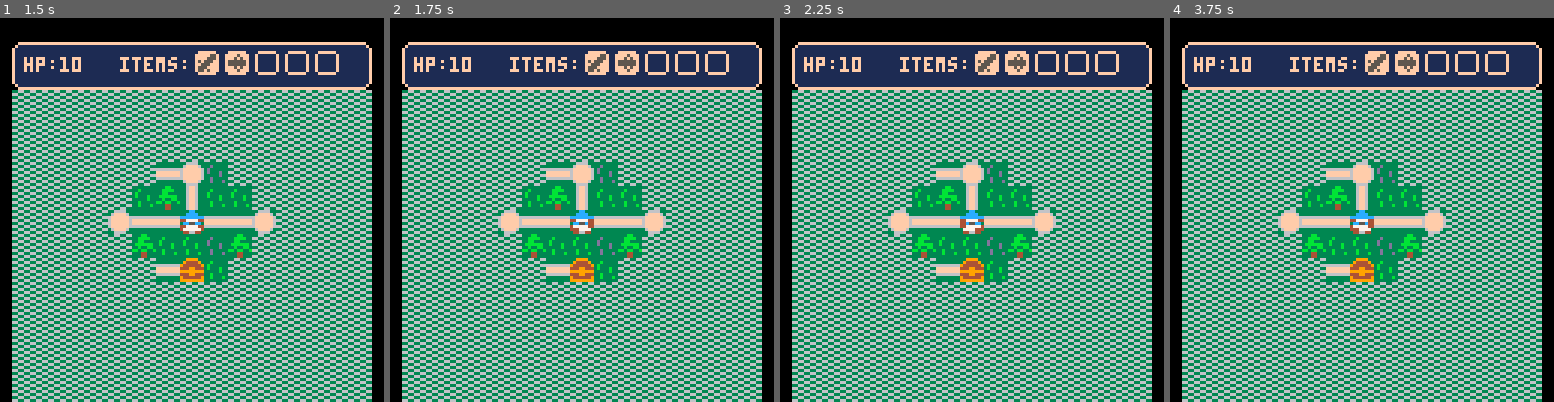
Above: before the commit, frames 1-4 (left to right).
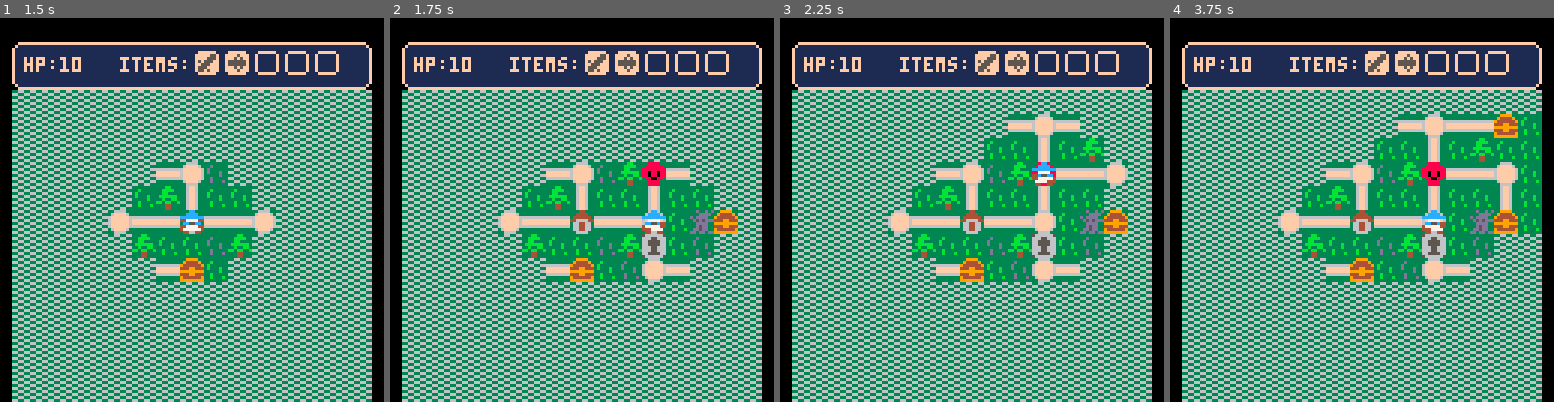
Above: after the commit, the same moments.

Repository: AddisonMink/tumberts-quest-p8
Game: PICO-8 cartridge wip.p8
The game is run twice, just before and just after one commit, with the same random seed, the same clock (stepped at 60 frames per second) and the same inputs.
Inputs:
- Up to frame 1 (1.5 s): tap X (X key) at 0.33, 1.07 s; tap O (Z key) at 0.7 s
- Up to frame 2 (1.75 s): hold Right from 1.6 s (still down); tap O (Z key) at 1.7 s
- Up to frame 3 (2.25 s): tap X (X key) at 1.85 s; release Right at 2.1 s; tap O (Z key) at 2.1 s; hold Up from 2.15 s (still down)
- Up to frame 4 (3.75 s): release Up at 2.42 s; hold Right 2.47-3.03 s; tap O (Z key) every 0.4 s from 2.5 to 3.7 s; tap X (X key) at 2.97 s; hold Left 3.08-3.58 s; hold Down from 3.63 s (still down)

Frame 1 is identical in both runs. In frame 2, 4.4% of the frame differs, in the area x 46-91%, y 37-69%; in frame 3, 6.7%; in frame 4, 9.1%, in the area x 46-97%, y 25-69%.

Commit message:
implement map navigation.

Diff:
--- a/world.lua
+++ b/world.lua
@@ -6,8 +6,25 @@
   local me = {}
 
   function me:update()
-    if state == "enter" then
-      clear_fog(nodes[node_key])
+    local node = nodes[node_key]
+
+    if state == "idle" then
+      if btnp(0) and node.left then
+        node_key = node.left
+        state = "enter"
+      elseif btnp(1) and node.right then
+        node_key = node.right
+        state = "enter"
+      elseif btnp(2) and node.up then
+        node_key = node.up
+        state = "enter"
+      elseif btnp(3) and node.down then
+        node_key = node.down
+        state = "enter"
+      elseif btnp(4) or btnp(5) then
+      end
+    elseif state == "enter" then
+      clear_fog(node)
       state = "idle"
     end
   end
@@ -15,20 +32,20 @@
   function me:draw()
     map()
     hud:draw(10, items)
-    draw_map()
+    draw_fog()
     draw_player(nodes[node_key])
   end
 
   function clear_fog(node)
-    for x = node.x - 3, node.x + 3, 1 do
-      for y = node.y - 2, node.y + 2, 1 do
+    for x = max(0, node.x - 3), min(node.x + 3, 14), 1 do
+      for y = max(0, node.y - 2), min(node.y + 2, 12), 1 do
         local dist = abs(node.x - x) + abs(node.y - y)
         if dist <= 3 then fog[x][y] = false end
       end
     end
   end
 
-  function draw_map()
+  function draw_fog()
     for x = 0, 14, 1 do
       for y = 0, 12, 1 do
         if fog[x][y] then
@@ -57,8 +74,8 @@
   camera(-4, -24)
 
   -- for each node
-  for x = 1, 14, 3 do
-    for y = 5, 14, 2 do
+  for x = 1, 13, 3 do
+    for y = 1, 11, 2 do
       local key = x .. "," .. y
       nodes[key] = { x = x, y = y }
       local node = nodes[key]
@@ -88,6 +105,7 @@
       end
     end
   end
+
   -- initialization end
 
   return me
Not shown, added: scratch.txt
